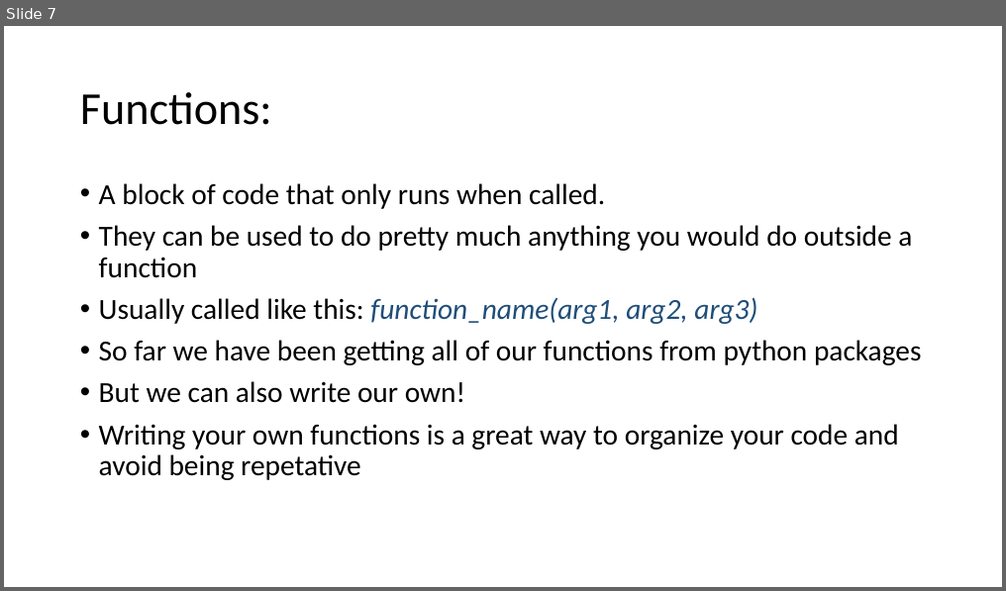
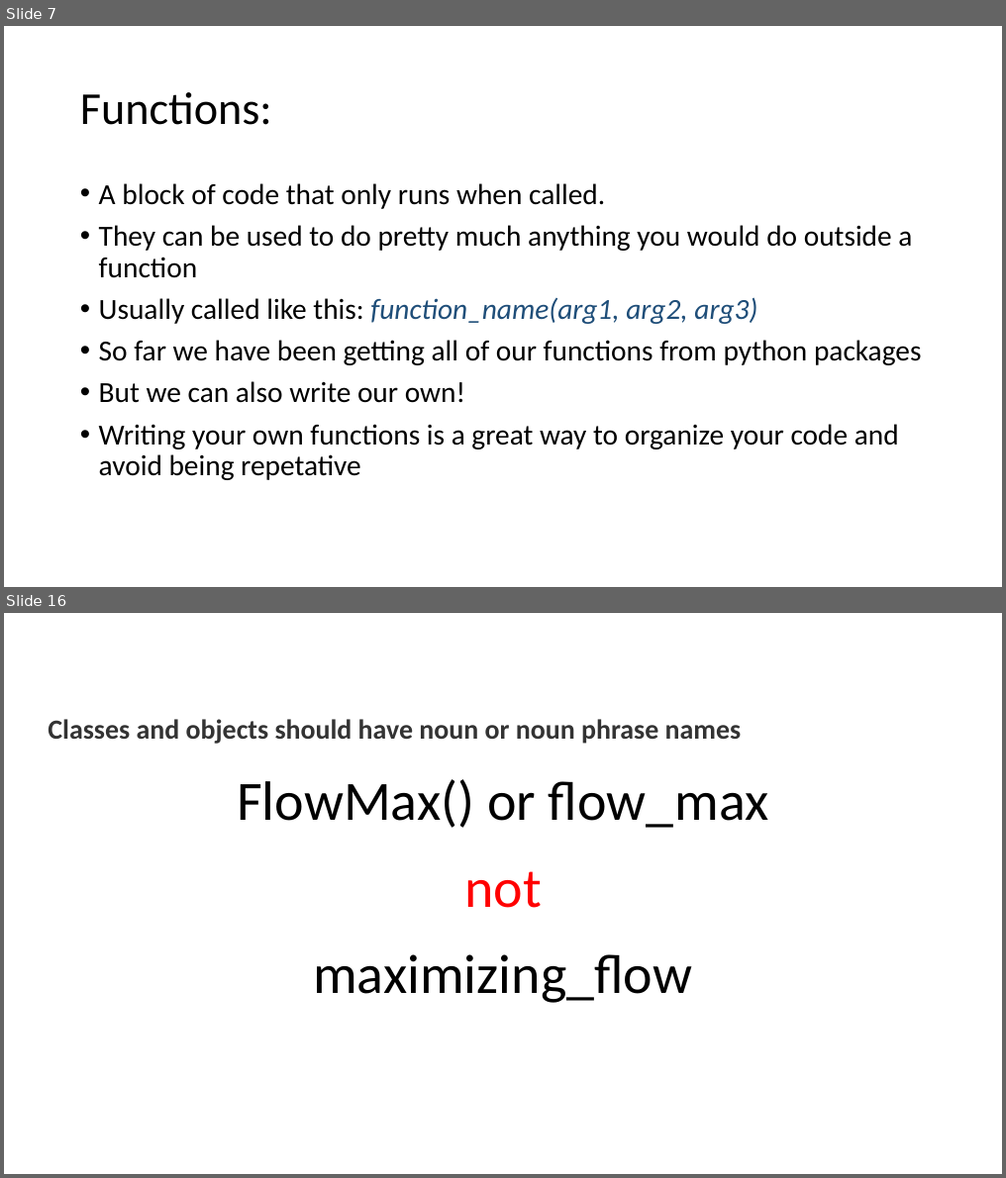
Before and after one commit to HAS-Tools-2023/Course-Materials23, a slide deck: Class_Notes/Week9_FunctionsFormatting.pptx. Shown one above the other, each under a label of ours: slide 7 before the commit, slides 7 and 16 after it; the slides between them are not shown. The pictures are 1006x591 and 1006x1178 pixels, drawn with LibreOffice and Linux fonts; fonts in the diff are those of the drawing. Boxes give left, top, right and bottom in pixels: in the first picture for what was removed or moved away, otherwise in the second. Text is boxed around its words. In the diff, an @@ line names an element or a change of style, - is before the commit and + after.

```diff
--- a/Class_Notes/Week9_FunctionsFormatting.pptx
+++ b/Class_Notes/Week9_FunctionsFormatting.pptx
@@ slide 16 added at <box>4,613,1002,1174</box>, background #FFFFFF @@
@@ title added at <box>48,719,742,744</box>, 26.7 pt, text #333333, bold @@
+Classes and objects should have noun or noun phrase names
@@ text added at <box>237,779,769,1003</box>, 53.3 pt, text #000000 @@
+FlowMax() or flow_max
+not
+maximizing_flow
```
Also in this commit, not shown: 4 slides changed, 11 other slides added, 4 other files.
